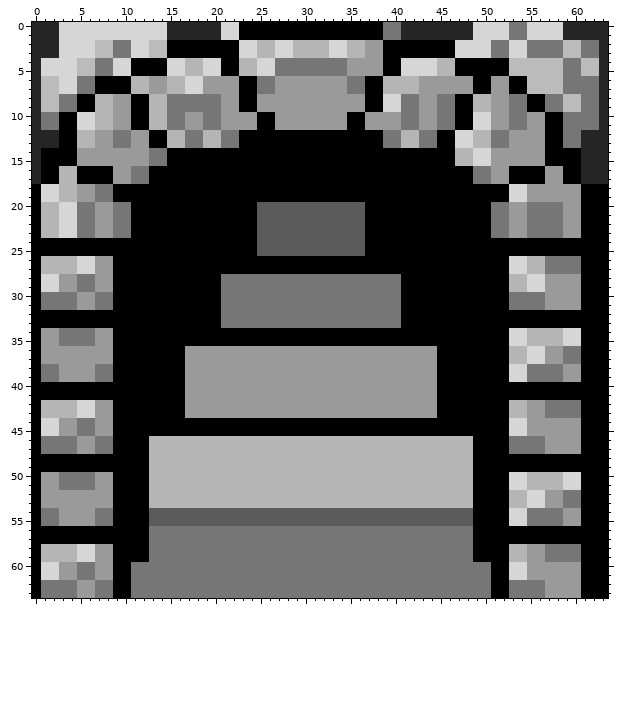
Two versions of one pixel-art sprite, stairs.png. Above: the version before the commit.
The file is 64x64 pixels. Colours within 5 levels of each other are drawn and written as one.
The result:
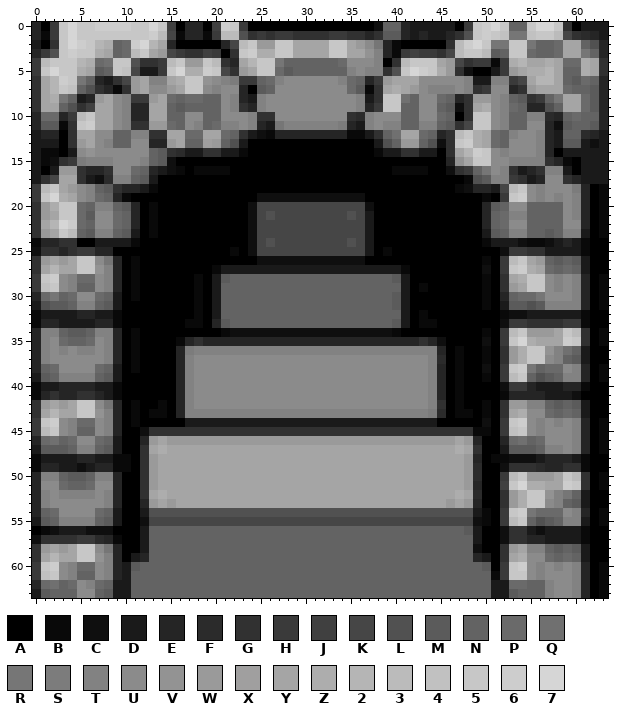
Palette (. is transparent): A #000000  B #090909  C #0f0f0f  D #1a1a1a  E #252525  F #2b2b2b  G #313131  H #3a3a3a  J #404040  K #464646  L #515151  M #5b5b5b  N #636363  P #6a6a6a  Q #707070  R #767676  S #7c7c7c  T #828282  U #8b8b8b  V #939393  W #9a9a9a  X #a09f9f  Y #a5a5a5  Z #adadad  2 #b5b5b5  3 #bbbbbb  4 #c1c1c1  5 #c7c7c7  6 #cdcdcd  7 #d6d6d6
What changed:
Changed rows in their new state; - is an unchanged pixel.
first column x 0:
 0 -AH5-55666655-5JA--AJ65H--------------CNN-DDDDDAH56-5NN5--5GADDD
 1 -BH5-5555555563KB--BH33LGHGHHGGGGHHGGEGMM-D-DD-GL5654--4553KGF-D
 2 DAG5-652ZNP6-2YE-----EK35WW55YYYY55YWUREB-----G36-5--55-NNPYYNL-
 3 -HL5655ZYNP35YWKHGGJH-G56ZZ55YYYY55YYVTEBHJHHGK3553MN55PNNPYY-N-
 4 H35552ZPQ55LGGH35WW53GEY-55-NNNNNNPUUUT-G3555YWKGHHBHZ2YYZYPPZYG
 5 H5-55ZYMN54KDDH5-ZZ65KGWY55PMNNNNNNTUTTGL5-65ZWGC--DHWYZZ2YNNZYG
 6 GY265-NEDGKWYTTYZ55VUTSHHNPTUUUUUUTPNEHWYYYUUUUUTDDTTHKY22YNMPN-
 7 GY254NLGEBGWYUUWY55UTUUE-MNUUUUUUUUPMBGYZYWUTTTUTGHUUEGWYYYPNNM-
 8 GYZ-NDEWYUTHHWYPNPPNNUTEDTUUUUUUUUUUTDG55QNUUPNEGWWUTNMGHN-YYPM-
 9 GYYNLGJYYUTEEYYNMNNNNUTGETUUUUUUUUUUTEH55NNUUNMCGYZUTPNEELNYYPM-
10 -PPEH35YYUTEEYYNNUUNNUUUTGGUUUUUUUUGFTUUUNNUUPN-G55UTNNTTFENPNN-
11 -MMBG56YYUTGGWWPNUTNPTTUTEDRTTTTTTSEDTUTTNNTTNMGK55UTNNUUECMNNM-
12 D---GYYUUNNTTGGYYPPYYPNGDCBEEEEEEEEBBDGNQYYPNEG35ZYPNTUUTEDNNF-D
13 DDD-GWYUTNNUUEEWYNNXWNLD--------------DLNWWNLCG56ZYPNUUUTEDMMDCD
14 DBB-DUVUUUUUUNMGFDDGGDDB--------------BDDGGDD-GY-65UTUUUTE-DDDDD
15 DBCGHSTTTUUUTNMC------------------------------EVY55UUTTTTGEB-DDD
16 D-DWWGEEGUUPNEDCB-BBBB------------------BBBB--CGHN-UTGDEGTTD-DDD
17 DGKYYGDCFTTNMD----------------------------------BLMTTHGDEUUGEDDD
18 H35YWUTNMGEEDB---------------------------------BCEEDK35UTUUUSE-B
19 H5-ZYUTPNEB--------------CCCCCCCCCCCC-------------B-H56UTUTUTE-B
20 GWZ55PNTTNME-B----------CKKKKKKKKKKKKC------------EMNUUNNNNUTE-B
21 GWY55PMUUPNE-B----------CKLKKKKKKKKLKD------------ENPTTNNNNUTE-B
22 GY--6PNUUPNE-B----------CKKKKKKKKKKKKD------------ENPUUNNNNUUE-B
23 GWY53NMTTNMD-B----------CKKKKKKKKKKKKD------------DMNTTNNMNTTD-B
24 BEEGG--DDDDB------------CKLKKKKKKKKLKD------------BDDDCBBCDEDB--
25 CGGEGHHEE-------------B-CKKKKKKKKKKKKD-B------------CHHGGDDDDB--
26 GWYWY55URE-B-------------CCCCCCCCCCCC-------------B-H35YWNMNMD--
27 GY-YY55VTE-B--------BDDDDDDDDDDDDDDDDDDDDB--------C-H56ZYPNPND--
28 H56UTPPUTE-B------B-DMNNNNNNNNNNNNNNNNNNMD--------B-GYZ55UTUTE-B
29 H45UTNNUTE-B------B-DNNNNNNNNNNNNNNNNNNNND-B------B-GWY55UTUTE-B
30 EP-NPUUPND-B------B-DNNNNNNNNNNNNNNNNNNNMD--------B-ENPP-UUUTE-B
31 DLMMNTTNMD--------B-DNNNNNNNNNNNNNNNNNNNMD--------B-DMMLMTTTTE-B
32 BDDDDEEDDB--------B-DNNNNNNNNNNNNNNNNNNNND-B--------BCCDDDDDDB--
33 BEEDDDDEEB-------BB-EMNNNNNNNNNNNNNNNNNNMD-BB-------CHHGGGGHHB--
34 ETTNMMNTTE-B---------BCCCCCCCCCCCCCCCCCCB---------B-H35WWWY53G-B
35 ETUPNNPUTE-B----BEGEEEEEEEEEEEEEEEEEEEEEEEEGEC----C-H5-ZYYY65G-B
36 ETUTUTTUTE-B----ESTTTTTTTTTTTTTTTTTTTTTTTTTTTE-B--B-GWZ55VTQND--
37 ETUUUUUUTE-B----ETUUUUUUUUUUUUUUUUUUUUUUUUUUTF-B--B-GWZ55UTNMD--
38 ENPUUUUPND-B----ETUUUUUUUUUUUUUUUUUUUUUUUUUUTE-B--C-H56-NPPUTE-B
39 DMNTTTTNMD------ETUUUUUUUUUUUUUUUUUUUUUUUUUUTE-B--B-H35NLMNTTE-B
40 BDDEEEEDDB------ETUUUUUUUUUUUUUUUUUUUUUUUUUUTE-B----CHHEDDDEEB--
41 BEGEEGGEDB------ETUUUUUUUUUUUUUUUUUUUUUUUUUUTE-B----BEEEEDDDC---
42 GWYWY55URE-B--B-ETUUUUUUUUUUUUUUUUUUUUUUUUUUTG-B--B-GWWTTNMNMD--
43 GY-YY55VTE-B-BB-ETTTTTTTTTTTTTTTTTTTTTTTTTTTSF-BB-B-GYZUUPNPND--
44 H56UTPPUTE-B-----DDDDDDDDDDDDDDDDDDDDDDDDDDDD-----C-H56UTUTUTE-B
45 H35UTNNUTE--CGGGGGGGGGGGGGGGGGGGGGGGGGGGGGGGGGGGGBB-H45UTUUUTE-B
46 EPQNPUUPND--EWYWWWWWWWWWWWWWWWWWWWWWWWWWWWWWWWWYWE--EPQNPUUUTE-B
47 DMMMNTTNMD--GYZYYYYYYYYYYYYYYYYYYYYYYYYYYYYYYYYZYG--DMMMNTTUTE-B
48 BDDDDEEDDBB-GWYYYYYYYYYYYYYYYYYYYYYYYYYYYYYYYYYYWE-BBCCCDEEEDB--
49 BEEDDCDEEBB-GWYYYYYYYYYYYYYYYYYYYYYYYYYYYYYYYYYYWF--CGGGFEEGGB--
50 ETTNMMNTTE--GWYYYYYYYYYYYYYYYYYYYYYYYYYYYYYYYYYYWF--H35WWWY53G-B
51 EUUPNNPUUE--GWYYYYYYYYYYYYYYYYYYYYYYYYYYYYYYYYYYWE--J5-ZZYY65G-B
52 ETUTTTTUTE--GYZYYYYYYYYYYYYYYYYYYYYYYYYYYYYYYYYZYF--GWZ55VT-ND--
53 ETUUUUUUTE--EWYWYYYYYYYYYYYYYYYYYYYYYYYYYYYYYYWYWE--GWZ55UTNMD--
54 ENPUUUUPND--DLLLLLLLLLLLLLLLLLLLLLLLLLLLLLLLLLLLLDB-H56-PPPUTE-B
55 DMNTTTTNMD--CKKKKKKKKKKKKKKKKKKKKKKKKKKKKKKKKKKKKCB-H35NLMNTTD-B
56 -BCDDDCCC---DNNNNNNNNNNNNNNNNNNNNNNNNNNNNNNNNNNNMD--CGGDCDDDDB--
57 CGGGGHHFEB--DNNNNNNNNNNNNNNNNNNNNNNNNNNNNNNNNNNNND--CGGEEDDDDB--
58 GWYWY55URE--DNNNNNNNNNNNNNNNNNNNNNNNNNNNNNNNNNNNNC--GWYTTNMNMD--
59 GY-YY55VTE-DENNNNNNNNNNNNNNNNNNNNNNNNNNNNNNNNNNNNED-GYZUUPNPND--
60 H56UTPPUTEDMNNNNNNNNNNNNNNNNNNNNNNNNNNNNNNNNNNNNNNM-H56UTUTUTE-B
61 H45UTNNUTEDNNNNNNNNNNNNNNNNNNNNNNNNNNNNNNNNNNNNNNNNBH55UTUUUTE-B
62 EPQNPUTPNDDNNNNNNNNNNNNNNNNNNNNNNNNNNNNNNNNNNNNNNNNDDPPNNTUUTE-B
63 DMNNNUUNMDDNNNNNNNNNNNNNNNNNNNNNNNNNNNNNNNNNNNNNNNNDDMNNNTUUTE-B
